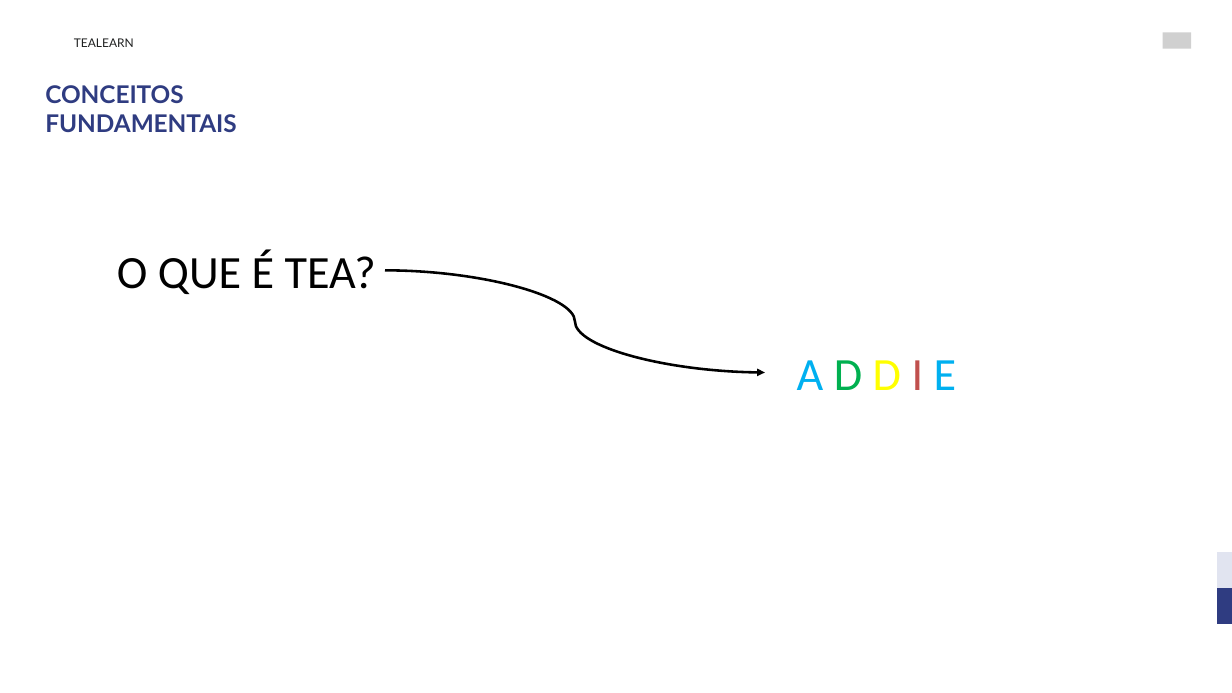
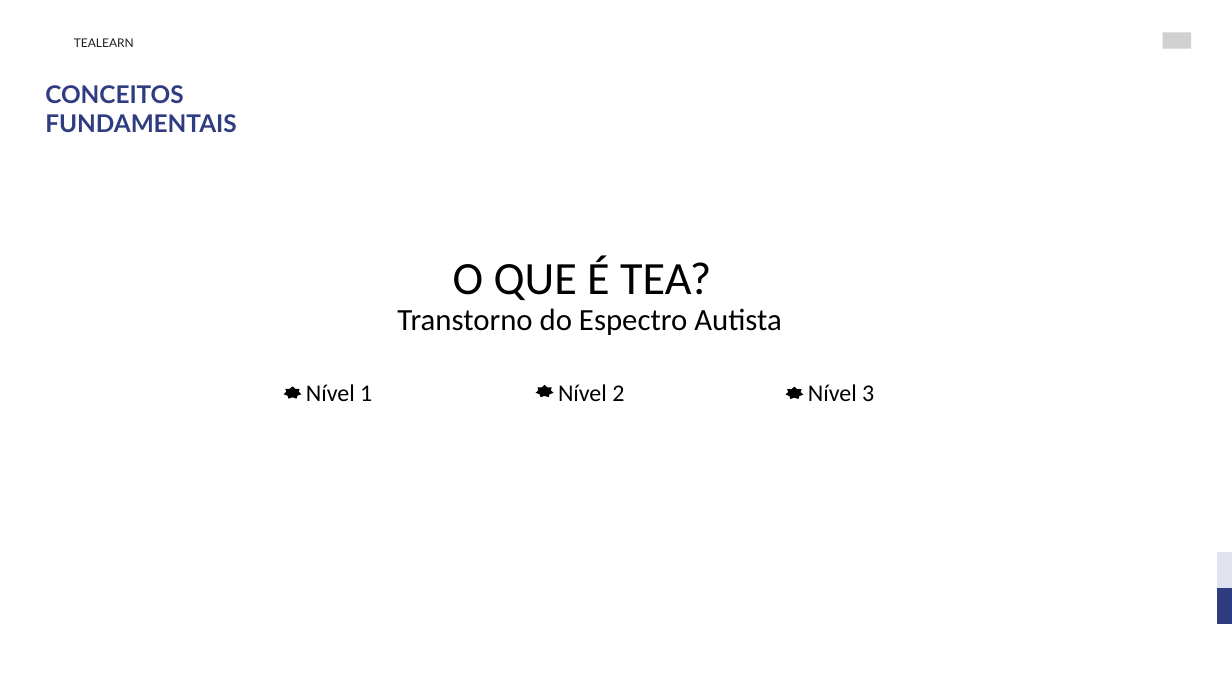
Before and after one commit to bessa2121/TCC, a slide deck: slide 5 of TeaLearn Educação Inclusiva com IA.pptx. Drawn at 1232x693 pixels with LibreOffice and Linux fonts; fonts in the diff are those of the drawing; grey boxes stand for pictures; background and template pictures are left out. Boxes give left, top, right and bottom in pixels: in the first picture for what was removed or moved away, otherwise in the second. Text is boxed around its words. In the diff, an @@ line names an element or a change of style, - is before the commit and + after.

```diff
--- a/TeaLearn Educação Inclusiva com IA.pptx
+++ b/TeaLearn Educação Inclusiva com IA.pptx
@@ text "O QUE É TEA?": place and size @@
-text "O QUE É TEA?" at (117, 249, 376, 294)
+text "O QUE É TEA?" at (453, 256, 711, 300)
@@ curved arrow removed from (385, 270) to (765, 373) @@
@@ text added at (397, 308, 782, 335), 36 pt, text #000000 @@
+Transtorno do Espectro Autista
@@ star added at (283, 386, 301, 399), fill #000000 @@
@@ text added at (306, 384, 372, 401), 28 pt, text #000000 @@
+Nível 1
@@ star added at (536, 385, 554, 397), fill #000000 @@
@@ text added at (558, 384, 624, 401), 28 pt, text #000000 @@
+Nível 2
@@ star added at (785, 387, 803, 399), fill #000000 @@
@@ text removed at (797, 360, 957, 390) @@
-A D D I E
@@ text added at (808, 384, 874, 401), 28 pt, text #000000 @@
+Nível 3
```
Also in this commit, not shown: 4 other slides changed, 6 slides added, 1 other file.
